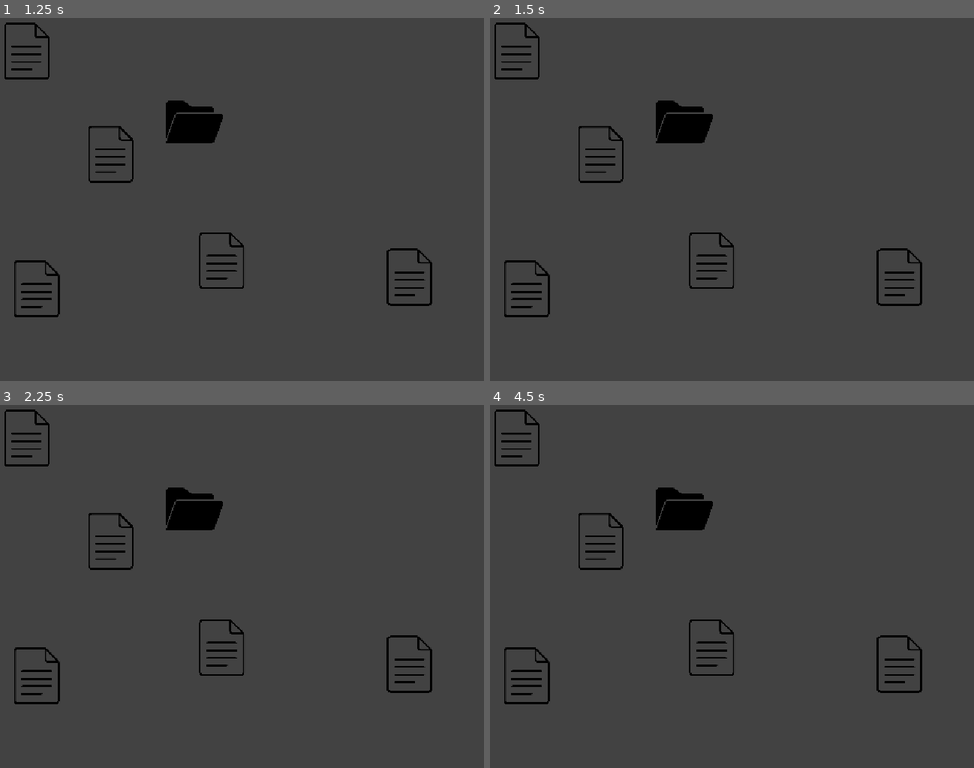
Above: before the commit, frames 1-4 (two rows, left to right).
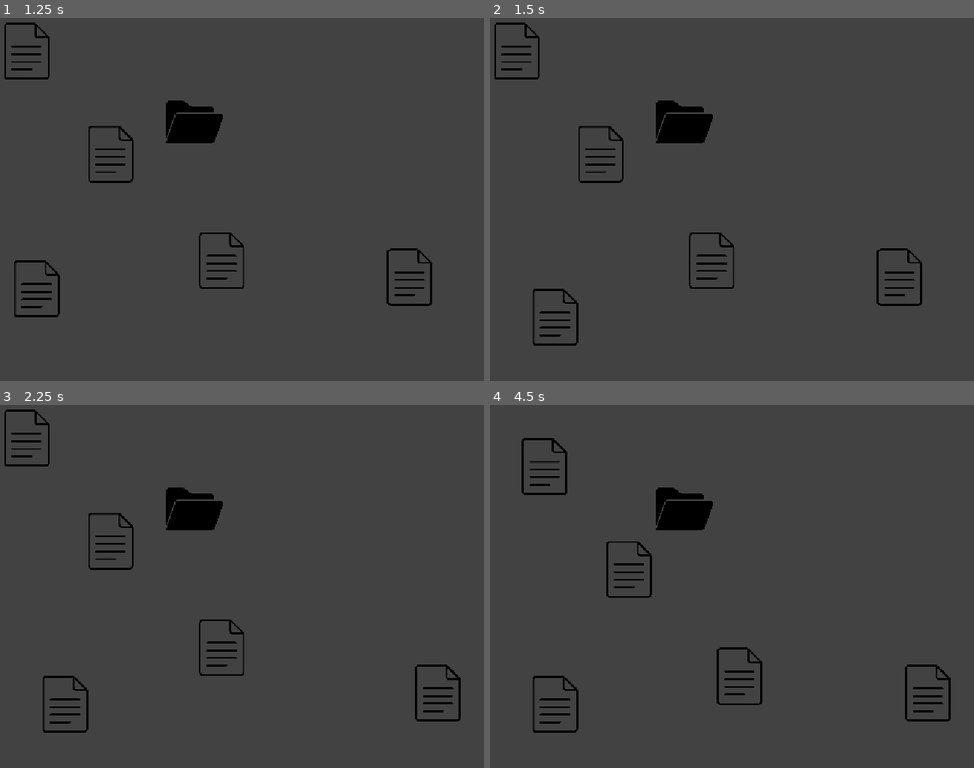
Above: after the commit, the same moments.

Repository: SengulC/pdoom
Game: Godot game, scene res://scenes/level.tscn
Same seed, same stepped clock (60 frames per second), same inputs: the game is played once before the commit and once after it.
Inputs (mouse positions are in pixels of both pictures, inside the frame that each line leads up to):
- Up to frame 1 (1.25 s): click (111, 152) at 0.5 s
- Up to frame 2 (1.5 s): click (528, 290) at 1.25 s
- Up to frame 3 (2.25 s): click (411, 662) at 2 s
- Up to frame 4 (4.5 s): click (712, 648) at 2.75 s; click (514, 437) at 3.5 s; click (601, 539) at 4.25 s

Frame 1 is identical in both runs. In frame 2, 0.7% of the frame differs, in the area x 2-19%, y 66-91%; in frame 3, 1.4%; in frame 4, 3.4%, in the area x 0-96%, y 1-91%.
Error before the commit: Parse Error: Too few arguments for "populate_file_popup()" call. Expected at least 1 but received 0. (res://scripts/file.gd:53)
Error after the commit: Invalid access to property or key 'content' on a base object of type 'Nil'. (res://scripts/globalz.gd:13)

Commit message:
Update file.gd

Diff:
--- a/pdoom-game/scripts/file.gd
+++ b/pdoom-game/scripts/file.gd
@@ -50,7 +50,7 @@
 		#print("clicked once")
 		if last_keycode == event.as_text() and doubletap_time >= 0:
 			#print("DOUBLETAP: ", event.as_text())
-			Globalz.populate_file_popup()
+			Globalz.populate_file_popup(self)
 			last_keycode = ""
 		else: last_keycode = event.as_text()
 
